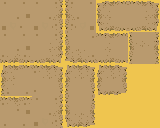
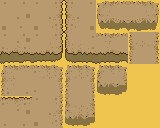
Before/after of a (160, 128) layered artwork. What changed in the layer stack:
added layer "OUTLINE" above "MAIN" over [0, 0, 128, 99]
renamed "Layer 1" to "MAIN", painted on it over [0, 0, 159, 127]
added layer "SHADOW" above "TERRAIN" over [0, 13, 158, 126]
